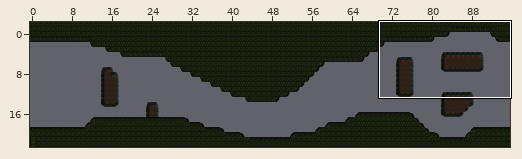
A Tiled map gets an edit: res/map/finalmap01.tmx. Above, an overview of the earlier version with the close-up marked.
Close-up. As it was:
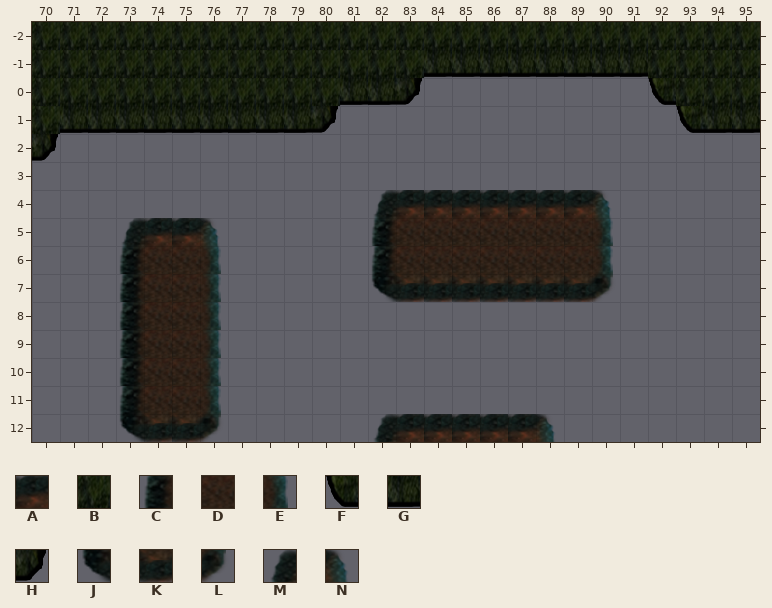
Cells are 32x32 px. Shown: x 70..95, y -2..12. The commit also changed other parts of the map, which this record leaves out. Tiles whose own drawing changed are shown in their newer look in all pictures. The old version is drawn lined up with the new one.
Key: from "full_tileset": A 4, B 13, C 15, D 16, E 17, F 24, G 25, H 26, J 27, K 28, L 29; from "tileset": M 3, N 5.
_ is an empty cell.
Layers that did not change in this view are not listed.
Layer "terrain" before, first column x 70:
-2 BBBBBBBBBBBBBBBBBBBBBBBBBB
-1 BBBBBBBBBBBBBBGGGGGGGGBBBB
 0 BBBBBBBBBBBGGH________FBBB
 1 BGGGGGGGGGH____________FGG
 2 H_________________________
 3 __________________________
 4 ____________MAAAAAAAN_____
 5 ___MAAN_____CDDDDDDDE_____
 6 ___CDDE_____CDDDDDDDE_____
 7 ___CDDE_____JKKKKKKKL_____
 8 ___CDDE___________________
 9 ___CDDE___________________
10 ___CDDE___________________
11 ___CDDE___________________
12 ___JKKL_____MAAAAAN_______
After:
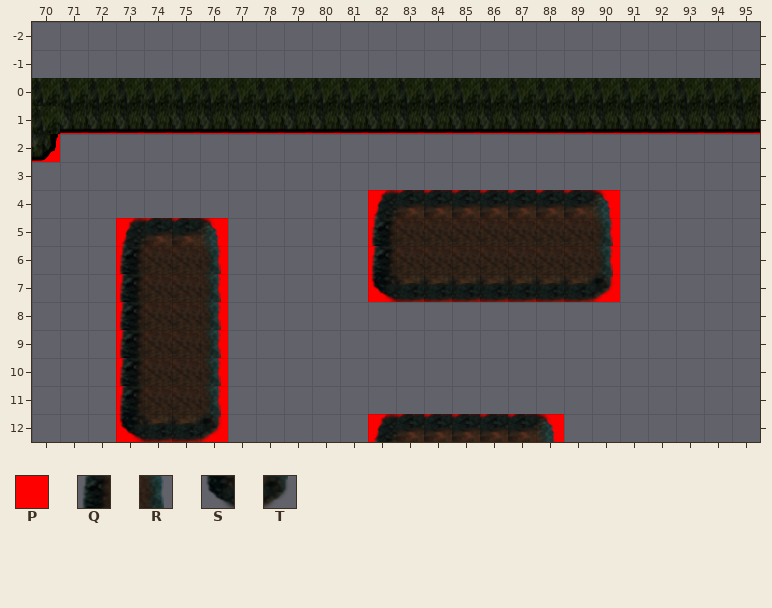
Further tiles: from "tileset": P 6, Q 11, R 13, S 19, T 21.
Change:
Changed rows in their new state; . is an unchanged cell.
map size 96x25 -> 96x19 cells (old content now starts at 0,-2; both pictures use the new coordinates)
Layer "collision":
first column x 70:
 1 .PPPPPPPPPPPPPPPPPPPPPPPPP
 2 P.........................
 4 ............PPPPPPPPP.....
 5 ...PPPP.....P.......P.....
 6 ...P..P.....P.......P.....
 7 ...P..P.....PPPPPPPPP.....
 8 ...P..P...................
 9 ...P..P...................
10 ...P..P...................
11 ...P..P...................
12 ...PPPP.....PPPPPPP.......
Layer "terrain":
first column x 70:
-2 __________________________
-1 __________________________
 0 ...........BBBBBBBBBBBB...
 1 ..........GGGGGGGGGGGGGG..
first column x 73:
 5 .........Q.......R
 6 Q..R.....Q.......R
 7 Q..R.....S.......T
 8 Q..R..............
 9 Q..R..............
10 Q..R..............
11 Q..R..............
12 S..T..............
